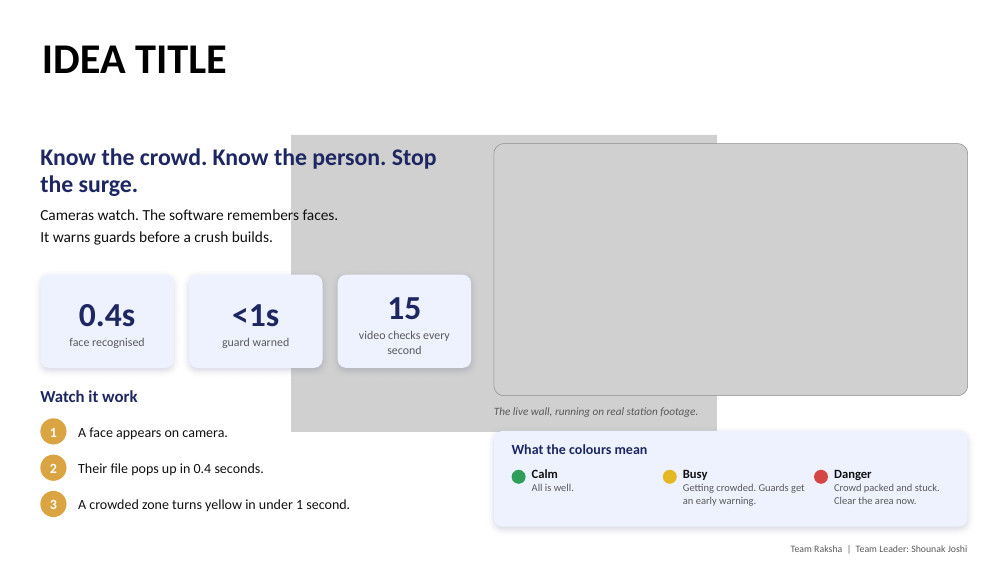
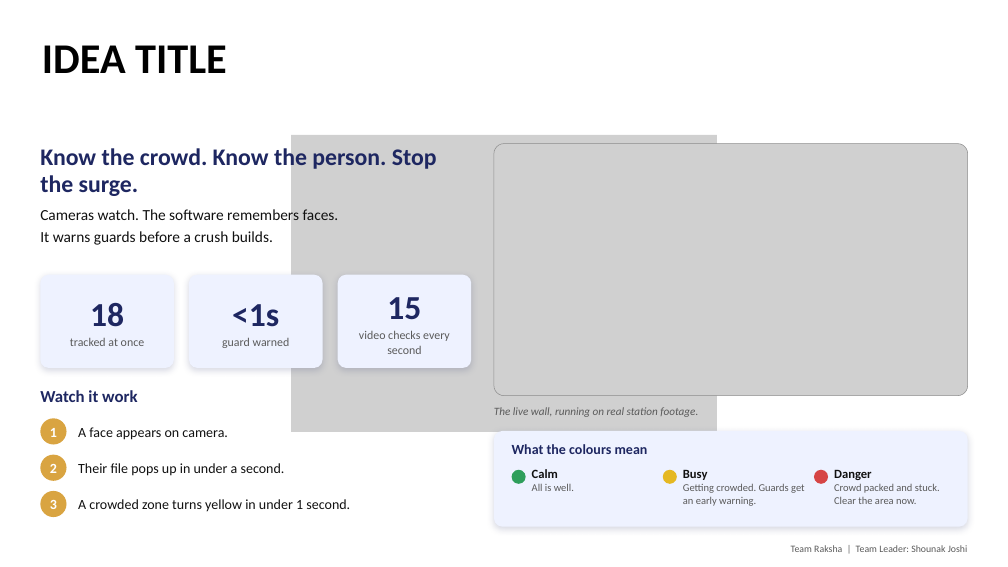
Before and after one commit to shounakjoshi88-a11y/raksha-crowd-safety-hackathon, a slide deck: slide 2 of deck/Raksha_Hackathon2026_Simplified.pptx. Drawn at 1008x567 pixels with LibreOffice and Linux fonts; fonts in the diff are those of the drawing; grey boxes stand for pictures. Boxes give left, top, right and bottom in pixels: in the first picture for what was removed or moved away, otherwise in the second. Text is boxed around its words. In the diff, an @@ line names an element or a change of style, - is before the commit and + after.

```diff
--- a/deck/Raksha_Hackathon2026_Simplified.pptx
+++ b/deck/Raksha_Hackathon2026_Simplified.pptx
@@ text in rounded rectangle at (x1=70, y1=303, x2=145, y2=346): text changed @@
-0.4s
-face recognised
+18
+tracked at once
@@ text at (x1=78, y1=463, x2=285, y2=476): text changed @@
-Their file pops up in 0.4 seconds.
+Their file pops up in under a second.
```
Also in this commit, not shown: 4 other slides changed, 1 other file.
